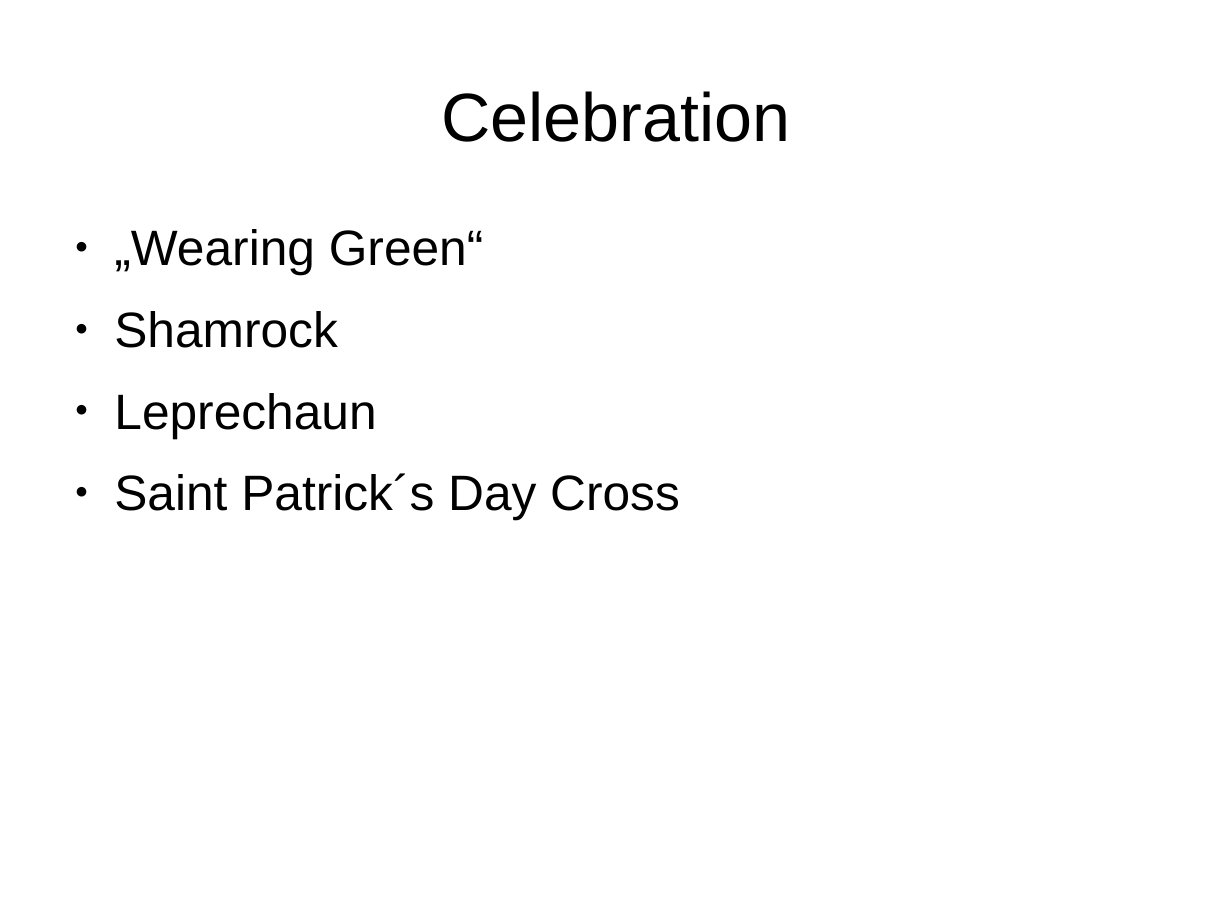
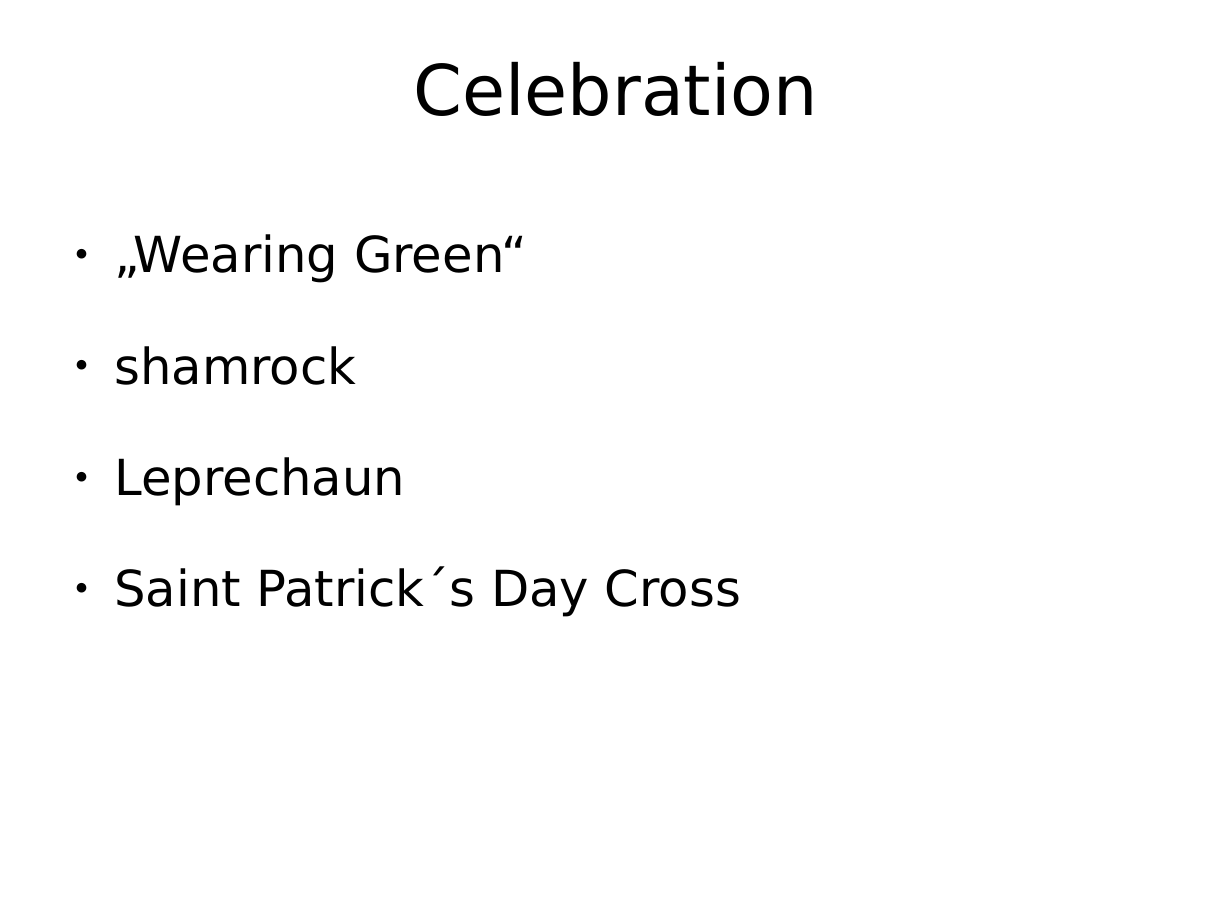
Before and after one commit to PraeluceantBoreus/eref, a slide deck: slide 6 of referat.odp (slide 5 before the commit). Drawn at 1232x924 pixels with LibreOffice and Linux fonts; fonts in the diff are those of the drawing; background and template pictures are left out. Boxes give left, top, right and bottom in pixels: in the first picture for what was removed or moved away, otherwise in the second. Text is boxed around its words. In the diff, an @@ line names an element or a change of style, - is before the commit and + after.

```diff
--- a/referat.odp
+++ b/referat.odp
@@ title "Celebration" at (414,61,818,116): size 44 to 45.1 pt, font Arial to DejaVu Sans @@
@@ text at (114,234,741,617): font Arial to DejaVu Sans in "„Wearing Green“", "Leprechaun", "Saint Patrick´s Day Cross"; more space between paragraphs @@
@@ text at (114,346,356,385): text changed; font Arial to DejaVu Sans @@
-● Shamrock
+● shamrock
```
Also in this commit, not shown: 7 other slides changed, 1 slide added, 1 other file.
